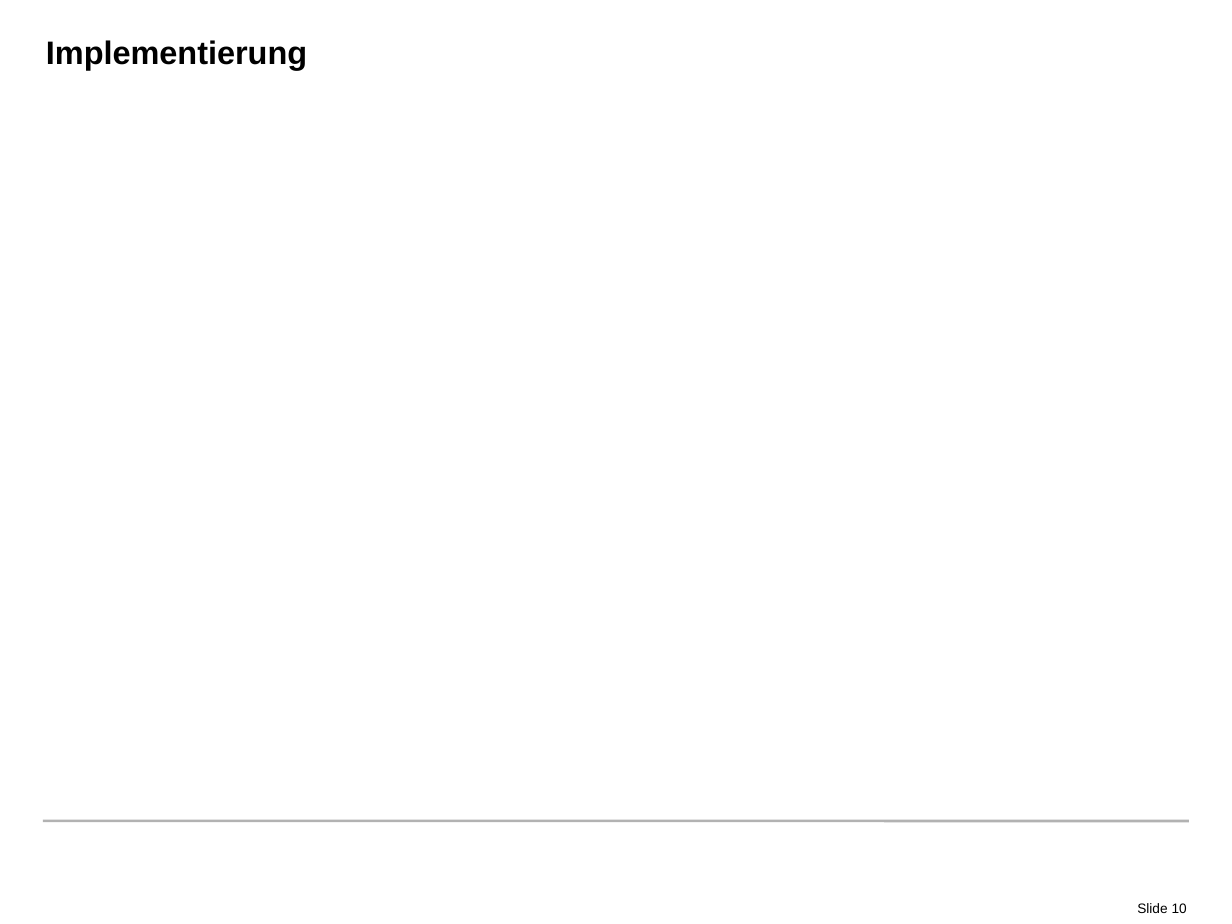
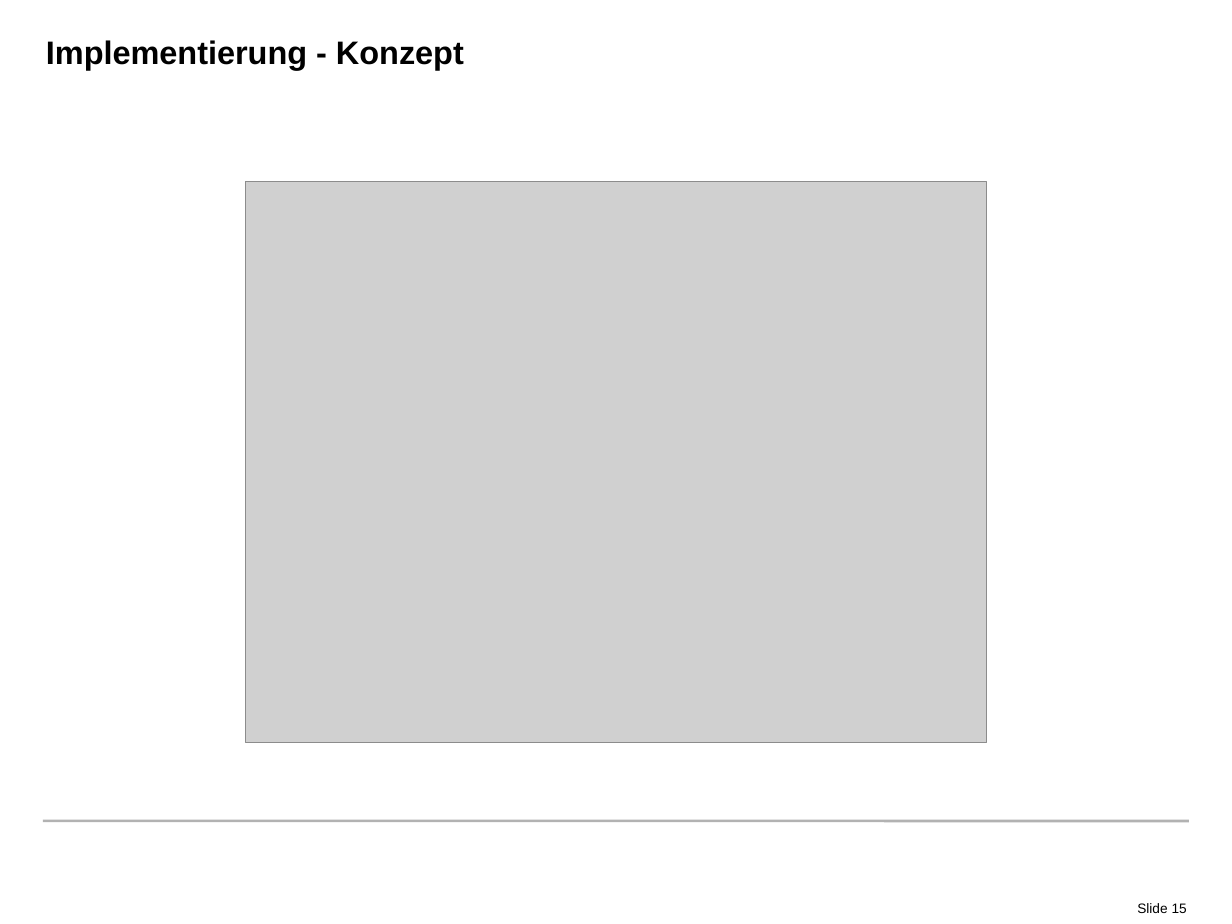
Before and after one commit to radke-tum/idp, a slide deck: slide 15 of pssif/doc/PSSIF.pptx (slide 10 before the commit). Drawn at 1232x924 pixels with LibreOffice and Linux fonts; fonts in the diff are those of the drawing; grey boxes stand for pictures; background and template pictures are left out. Boxes give left, top, right and bottom in pixels: in the first picture for what was removed or moved away, otherwise in the second. Text is boxed around its words. In the diff, an @@ line names an element or a change of style, - is before the commit and + after.

```diff
--- a/pssif/doc/PSSIF.pptx
+++ b/pssif/doc/PSSIF.pptx
@@ title at <box>46,40,464,70</box>: text changed @@
-Implementierung
+Implementierung - Konzept
@@ picture added at <box>245,181,987,742</box> @@
@@ page number at <box>1137,903,1187,913</box>: text changed @@
-Slide 10
+Slide 15
```
Also in this commit, not shown: 1 other slide changed, 13 slides added, 4 slides removed, 7 other files.
